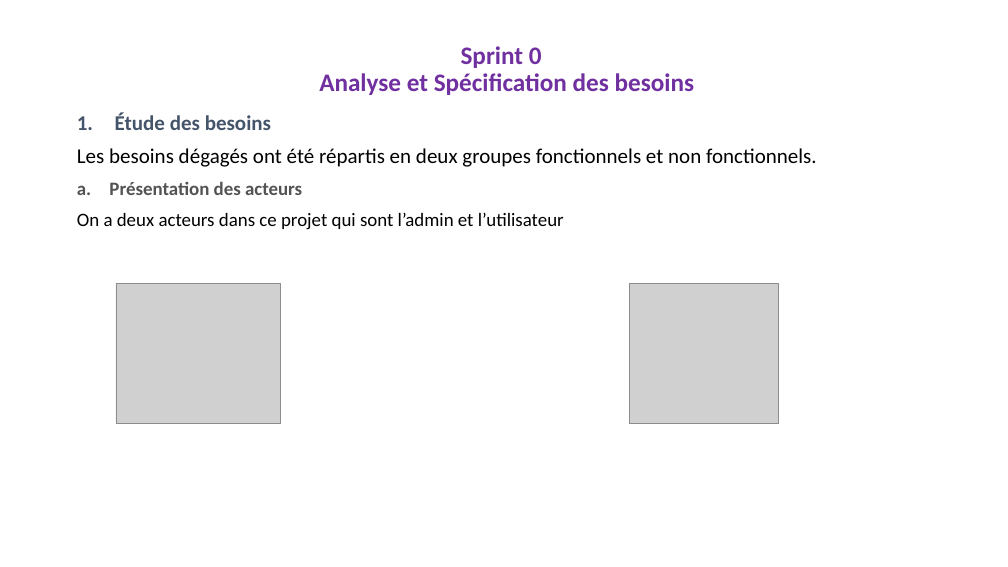
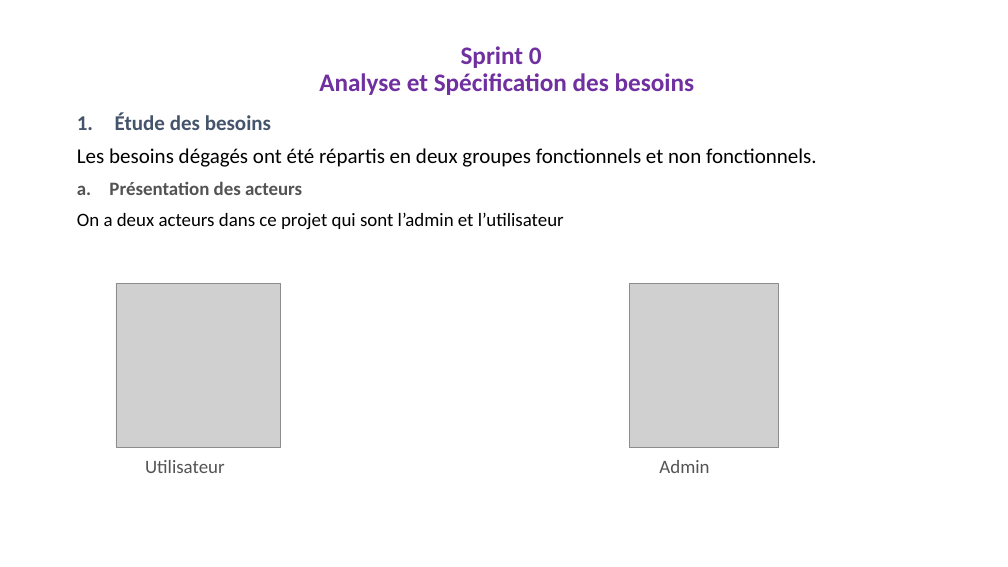
Before and after one commit to HabibAroua/Conception-la-mise-en-place-et-test-d-une-application-d-Internet-of-Mobile-Things, a slide deck: slide 11 of ppe-presentation.pptx. Drawn at 1008x567 pixels with LibreOffice and Linux fonts; fonts in the diff are those of the drawing; grey boxes stand for pictures. Boxes give left, top, right and bottom in pixels: in the first picture for what was removed or moved away, otherwise in the second. Text is boxed around its words. In the diff, an @@ line names an element or a change of style, - is before the commit and + after.

```diff
--- a/ppe-presentation.pptx
+++ b/ppe-presentation.pptx
@@ picture: place and size @@
-picture at <box>116,284,280,424</box>
+picture at <box>116,284,280,448</box>
@@ picture: place and size @@
-picture at <box>629,284,779,424</box>
+picture at <box>629,284,779,448</box>
@@ text at <box>145,460,709,473</box>: paragraph added @@
+Utilisateur Admin
```
Also in this commit, not shown: 3 other slides changed, 2 slides added, 4 slides removed.
